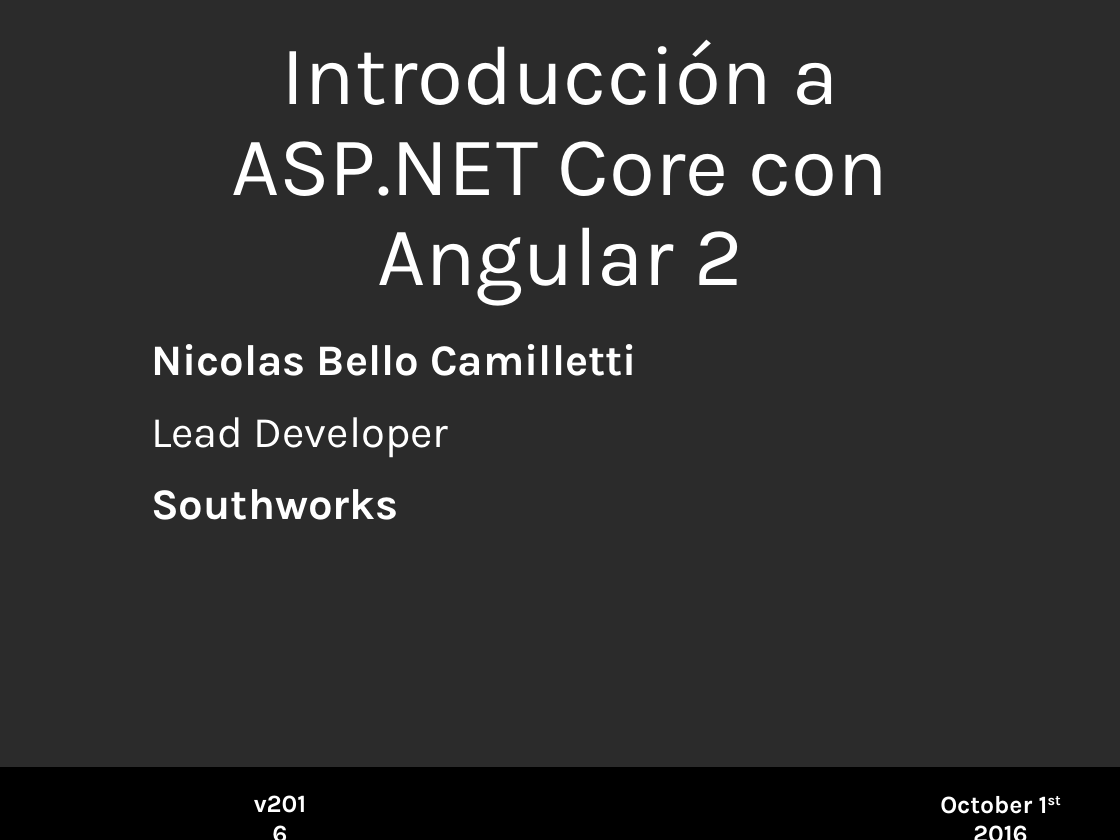
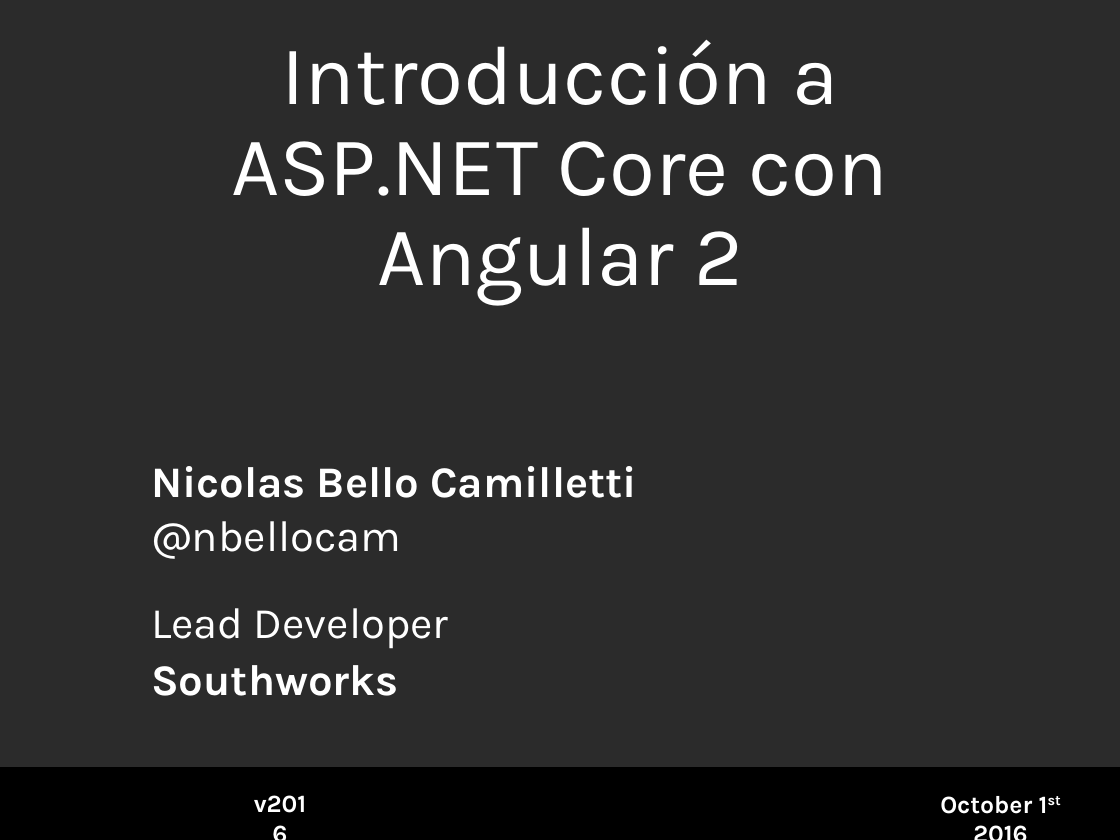
Before and after one commit to nbellocam/asp-net-core-angular-workshop, a slide deck: slide 1 of Slides.pptx. Drawn at 1120x840 pixels with LibreOffice and Linux fonts; fonts in the diff are those of the drawing; background and template pictures are left out; a plain dark background stands for a picture behind light text. Boxes give left, top, right and bottom in pixels: in the first picture for what was removed or moved away, otherwise in the second. Text is boxed around its words. In the diff, an @@ line names an element or a change of style, - is before the commit and + after.

Commit message:
Minor fix in slides

```diff
--- a/Slides.pptx
+++ b/Slides.pptx
@@ text "Nicolas Bello Camilletti": place and size @@
-text "Nicolas Bello Camilletti" at <box>151,344,637,376</box>
+text "Nicolas Bello Camilletti" at <box>151,466,637,498</box>
@@ text added at <box>151,521,401,559</box>, 28 pt, text #FFFFFF @@
+@nbellocam
@@ text "Lead Developer": place and size @@
-text "Lead Developer" at <box>151,417,449,458</box>
+text "Lead Developer" at <box>151,608,449,649</box>
@@ text "Southworks": place and size @@
-text "Southworks" at <box>151,489,398,520</box>
+text "Southworks" at <box>151,665,398,696</box>
```
